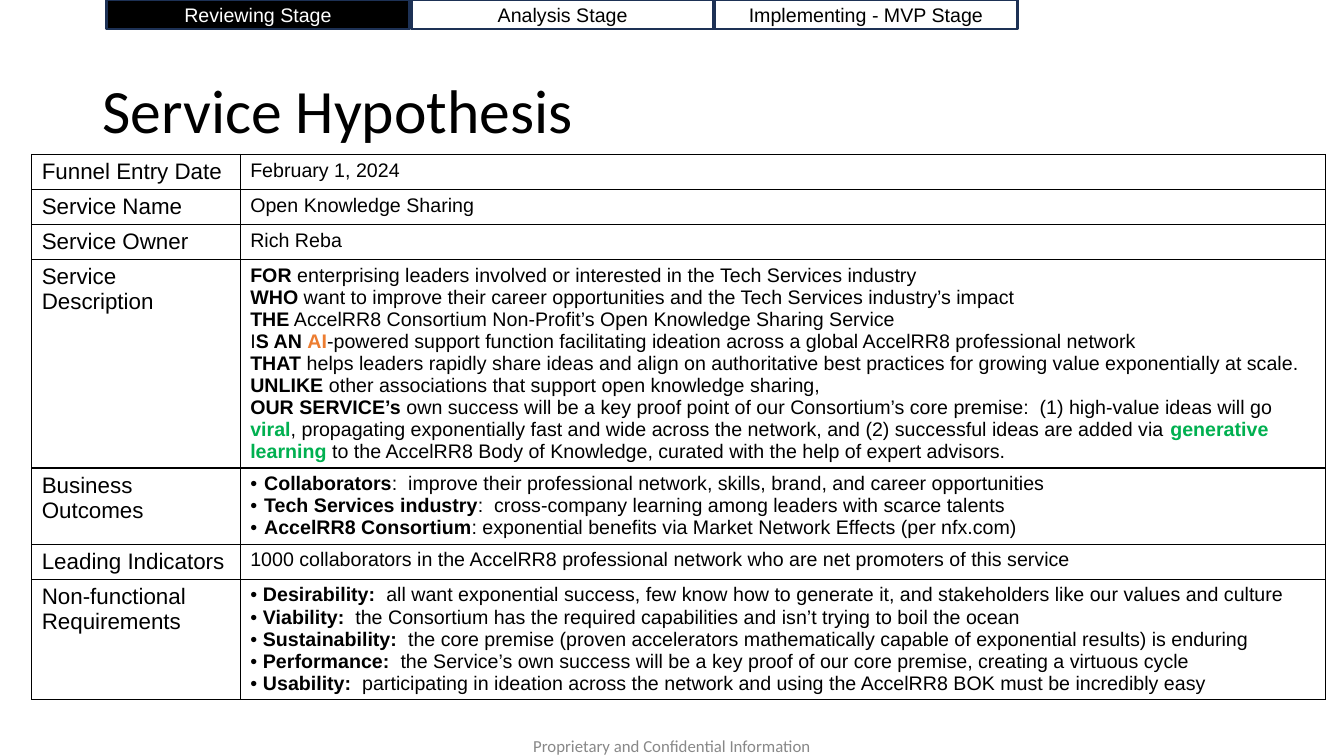
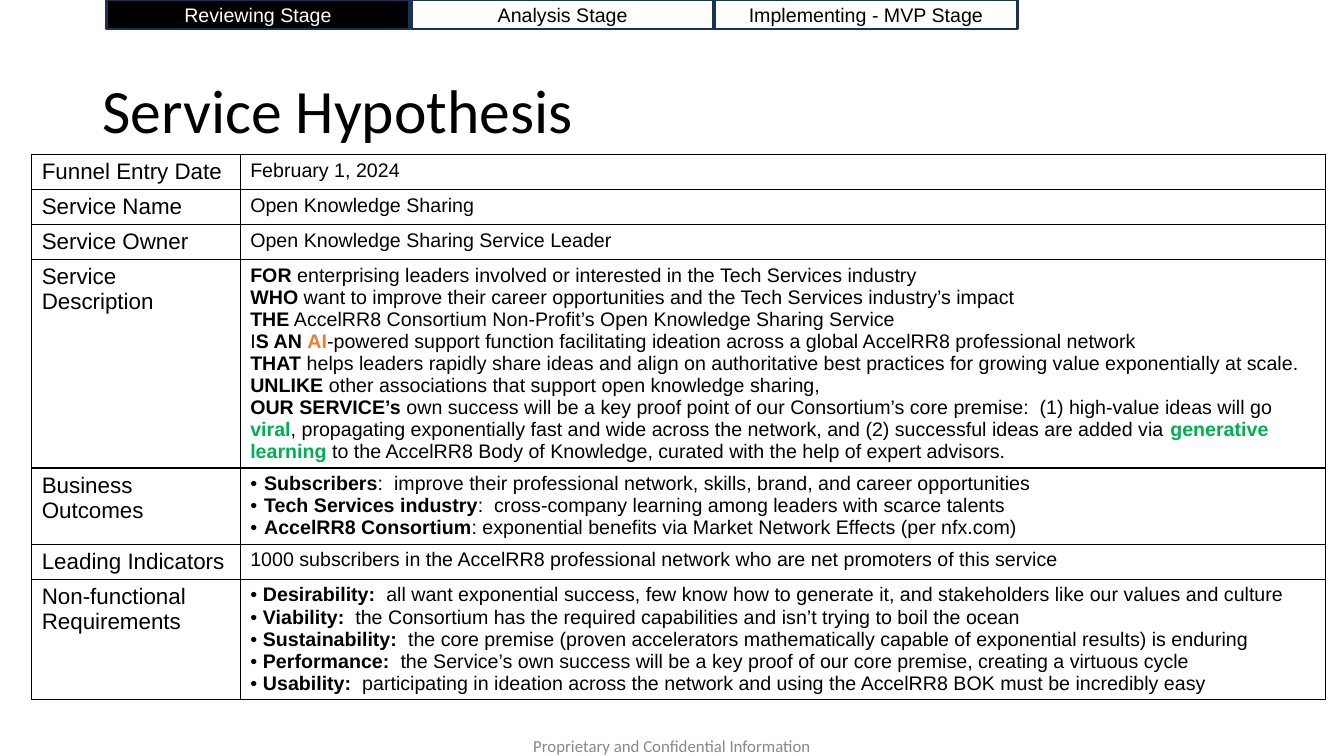
Before and after one commit to AccelRR8-Consortium-NonProfit/Management-Public, a slide deck: slide 3 of docs/2_Value_Creation/2a_Product/Open Knowledge Sharing/Open Knowledge Sharing v1 Lean Business Case.pptx. Drawn at 1344x756 pixels with LibreOffice and Linux fonts; fonts in the diff are those of the drawing; background and template pictures are left out. Boxes give left, top, right and bottom in pixels: in the first picture for what was removed or moved away, otherwise in the second. Text is boxed around its words. In the diff, an @@ line names an element or a change of style, - is before the commit and + after.

Commit message:
Update Professional Networking and Open Knowledge Sharing Services' Lean Business Cases

```diff
--- a/docs/2_Value_Creation/2a_Product/Open Knowledge Sharing/Open Knowledge Sharing v1 Lean Business Case.pptx
+++ b/docs/2_Value_Creation/2a_Product/Open Knowledge Sharing/Open Knowledge Sharing v1 Lean Business Case.pptx
@@ table at [32,154,1327,732] @@
-row 3, column 2: Rich Reba
+row 3, column 2: Open Knowledge Sharing Service Leader
-row 5, column 2: Collaborators: improve their professional network, skills, brand, and career opportunities / Tech Services industry: cross-company learning among leaders with scarce talents / AccelRR8 Consortium: exponential benefits via Market Network Effects (per nfx.com)
+row 5, column 2: Subscribers: improve their professional network, skills, brand, and career opportunities / Tech Services industry: cross-company learning among leaders with scarce talents / AccelRR8 Consortium: exponential benefits via Market Network Effects (per nfx.com)
-row 6, column 2: 1000 collaborators in the AccelRR8 professional network who are net promoters of this service
+row 6, column 2: 1000 subscribers in the AccelRR8 professional network who are net promoters of this service
```
Also in this commit, not shown: 11 other slides changed, 4 other files.
